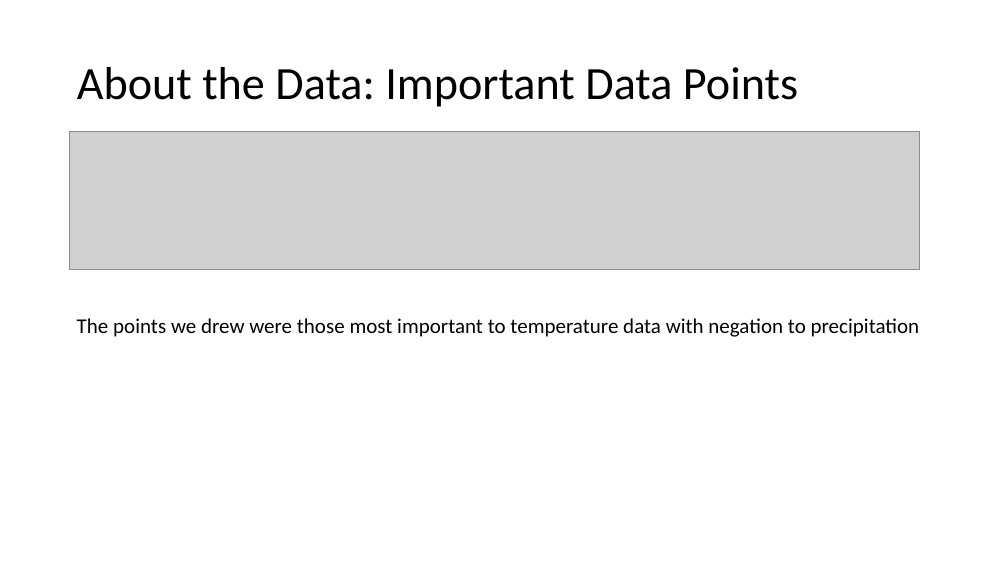
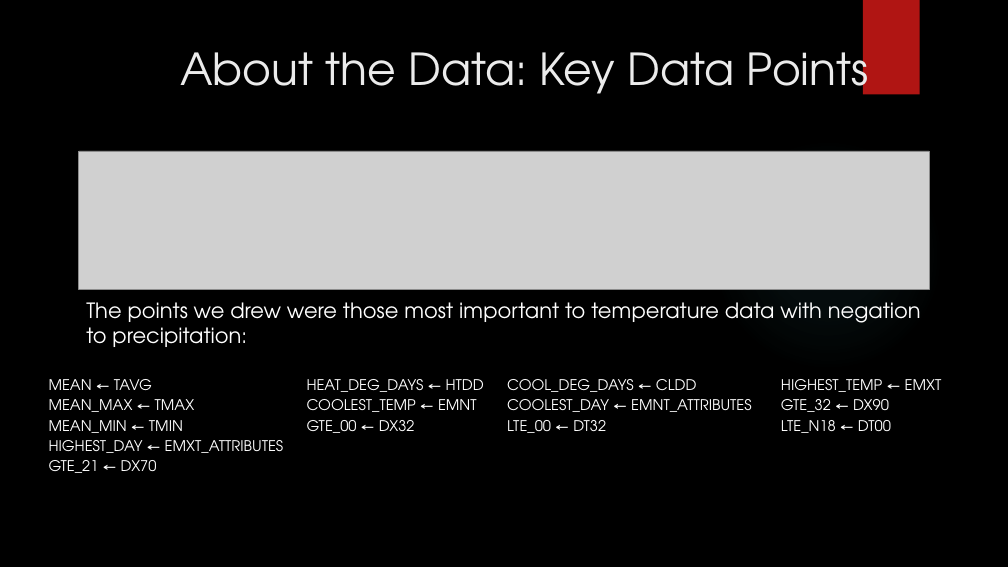
Before and after one commit to corbinmgraham/Climate-Analysis, a slide deck: slide 5 of DS202-FinalPresentation.pptx. Drawn at 1008x567 pixels with LibreOffice and Linux fonts; fonts in the diff are those of the drawing; grey boxes stand for pictures; background and template pictures are left out. Boxes give left, top, right and bottom in pixels: in the first picture for what was removed or moved away, otherwise in the second. Text is boxed around its words. In the diff, an @@ line names an element or a change of style, - is before the commit and + after.

Commit message:
Changes to final presentation.

```diff
--- a/DS202-FinalPresentation.pptx
+++ b/DS202-FinalPresentation.pptx
@@ background #FFFFFF to picture (left out) @@
@@ rectangle added at box(863, 0, 920, 95), fill #B01513 @@
@@ title "About the Data: Key Data ..." at box(180, 39, 869, 95): vertical alignment middle to top @@
@@ title at box(180, 39, 869, 95): text changed; size 44 to 42 pt; font Calibri to TeX Gyre Adventor; text colour #000000 to #EBEBEB @@
-About the Data: Important Data Points
+About the Data: Key Data Points
@@ ellipse added at box(712, 138, 944, 371), fill gradient #50B9C1 @@
@@ picture: place and size @@
-picture at box(70, 132, 920, 270)
+picture at box(79, 151, 929, 290)
@@ text at box(86, 302, 921, 347): text changed; font Calibri to TeX Gyre Adventor; text colour #000000 to #FFFFFF @@
-The points we drew were those most important to temperature data with negation to precipitation
+The points we drew were those most important to temperature data with negation to precipitation:
@@ table added at box(41, 369, 954, 532), 1 rows, 4 columns @@
+MEAN ← TAVG / MEAN_MAX ← TMAX / MEAN_MIN ← TMIN / HIGHEST_DAY ← EMXT_ATTRIBUTES / GTE_21 ← DX70 | HEAT_DEG_DAYS ← HTDD / COOLEST_TEMP ← EMNT / GTE_00 ← DX32 | COOL_DEG_DAYS ← CLDD / COOLEST_DAY ← EMNT_ATTRIBUTES / LTE_00 ← DT32 | HIGHEST_TEMP ← EMXT / GTE_32 ← DX90 / LTE_N18 ← DT00
```
Also in this commit, not shown: 13 other slides changed, 1 slide added, 1 slide removed, 1 other file.
